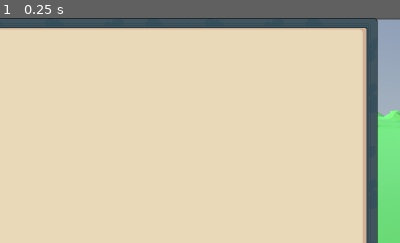
Above: before the commit, frame 1.
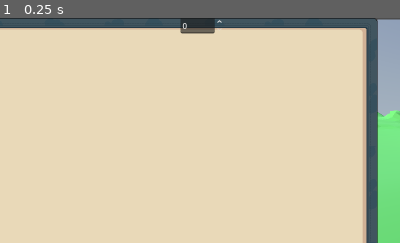
Above: after the commit, the same moment.

Repository: Crhonopost/Projet-jeu-serieux
Game: Godot game, scene res://scenes/level/current_level.tscn
The game is run twice, just before and just after one commit, with the same random seed, the same clock (stepped at 60 frames per second) and the same inputs. This scene is started directly instead of the project's main scene. A sky picture missing from this copy of the repository is replaced by a grey-blue gradient.
Inputs:
- Up to frame 1 (0.25 s): no input
The pictures show only the part of the screen within x 8-58%, y 0-50%; the shares and areas given below are measured in that part.

The runs differ from the first frame. In frame 1, 0.6% of the frame differs, in the area x 45-56%, y 0-8%.

Commit message:
base function workflow

Diff:
--- /dev/null
+++ b/ebucilper/resources/scripting/definitions/logic/executions/call_function_logic_resource.gd
@@ -0,0 +1,8 @@
+class_name CallFunctionLogicResource extends ExecutionLogicResource
+
+@export var name : String
+@export var args: PackedStringArray
+
+
+func getName() -> String:
+	return "CALL_FUNCTION"
--- /dev/null
+++ b/ebucilper/resources/scripting/definitions/logic/flows/function_logic_resource.gd
@@ -0,0 +1,4 @@
+class_name FunctionLogicResource extends ListLogicResource
+
+@export var name: String
+@export var args: PackedStringArray
--- a/ebucilper/resources/scripting/definitions/logic/list_instruction_resource.gd
+++ b/ebucilper/resources/scripting/definitions/logic/list_instruction_resource.gd
@@ -1,4 +1,4 @@
-class_name ListLogicResource extends LogicResource
+@abstract class_name ListLogicResource extends LogicResource
 
 @export var childs: Array[LogicResource]
 
--- a/ebucilper/scenes/UI/coding_space.gd
+++ b/ebucilper/scenes/UI/coding_space.gd
@@ -3,27 +3,30 @@
 @onready var variableItemScene : PackedScene = load("res://scenes/UI/commands/editor/variable_item.tscn")
 
 @onready var compiler := $Compiler
-var entryPoint : Control
+@onready var functionsNode := $CodeContainer/Functions
 
-@export var entryInstruction : ListLogicResource
+
+var selectedFunction: int = 0
+@export var functions : Array[FunctionLogicResource]
 
 signal launch
 
 func _ready() -> void:
-	setEntryInstruction(entryInstruction)
-	InstructionVisualBuilder.connect("variableCreationInstantiated", newVariableAdded)
+	for fct in functions:
+		var fctUI := InstructionVisualBuilder.instantiate(fct)
+		fctUI.visible = false
+		functionsNode.add_child(fctUI)
 
-func setEntryInstruction(entryInstruction : ListLogicResource):
-	entryPoint = InstructionVisualBuilder.instantiate(entryInstruction)
-	$CodeContainer/FirstLine.add_child(entryPoint)
+	functionsNode.get_child(0).visible = true
 
 func _on_button_pressed() -> void:
 	emit_signal("launch")
 
 func retrieveInstructions() -> Array[Instruction]:
-	return compiler.processInstructions(entryPoint.instructionResource, 0)
+	return compiler.processAllInstructions(functions)
 
-func newVariableAdded(variable: VariableExpressionResource):
-	var instance = variableItemScene.instantiate()
-	instance.variable = variable
-	$VariableList.add_child(instance)
+
+func _on_function_select_value_changed(value: float) -> void:
+	functionsNode.get_child(selectedFunction).visible = false
+	functionsNode.get_child(int(value)).visible = true
+	selectedFunction = value
--- a/ebucilper/scenes/UI/coding_space.tscn
+++ b/ebucilper/scenes/UI/coding_space.tscn
@@ -1,9 +1,8 @@
-[gd_scene load_steps=28 format=3 uid="uid://c2i2xc75qwiwp"]
+[gd_scene load_steps=26 format=3 uid="uid://c2i2xc75qwiwp"]
 
 [ext_resource type="Script" uid="uid://b678kr1glpsrl" path="res://scenes/UI/coding_space.gd" id="1_25lkw"]
 [ext_resource type="Script" uid="uid://bulv0feibbce" path="res://scripts/compiler.gd" id="2_bwyhw"]
 [ext_resource type="Script" uid="uid://bqe45dm5wyip4" path="res://resources/scripting/definitions/logic/logic_resource.gd" id="2_fn0c8"]
-[ext_resource type="Script" uid="uid://bbv23l8h2i6ka" path="res://resources/scripting/definitions/logic/list_instruction_resource.gd" id="3_f75ky"]
 [ext_resource type="Texture2D" uid="uid://defmvwypi571s" path="res://Assets/Images/UI/coding_background.png" id="4_dhuyy"]
 [ext_resource type="Texture2D" uid="uid://k8e42x6djj3e" path="res://Assets/Images/UI/launch_icon.png" id="5_jhjoh"]
 [ext_resource type="Script" uid="uid://dmggbp5elydyj" path="res://resources/scripting/definitions/logic/executions/change_color_logic_resource.gd" id="6_a6itc"]
@@ -14,10 +13,6 @@
 [ext_resource type="Script" uid="uid://jhj821woppuc" path="res://resources/scripting/definitions/logic/executions/update_logic_resource.gd" id="11_jhjoh"]
 [ext_resource type="Texture2D" uid="uid://mmanpa8yedsi" path="res://Assets/Images/UI/coding_space_background.png" id="12_78wbv"]
 [ext_resource type="Script" uid="uid://wg0wpwcwxkec" path="res://resources/scripting/definitions/logic/flows/flow_logic_resource.gd" id="14_xchgw"]
-
-[sub_resource type="Resource" id="Resource_47f3o"]
-script = ExtResource("3_f75ky")
-metadata/_custom_type_script = "uid://bbv23l8h2i6ka"
 
 [sub_resource type="StyleBoxTexture" id="StyleBoxTexture_dhuyy"]
 texture = ExtResource("4_dhuyy")
@@ -86,7 +81,6 @@
 grow_horizontal = 2
 grow_vertical = 2
 script = ExtResource("1_25lkw")
-entryInstruction = SubResource("Resource_47f3o")
 
 [node name="Compiler" type="Node" parent="."]
 script = ExtResource("2_bwyhw")
@@ -102,10 +96,16 @@
 offset_bottom = 897.0
 theme_override_styles/panel = SubResource("StyleBoxTexture_dhuyy")
 
-[node name="FirstLine" type="Control" parent="CodeContainer"]
+[node name="Functions" type="Control" parent="CodeContainer"]
 anchors_preset = 0
 offset_right = 879.0
 offset_bottom = 897.0
+
+[node name="FunctionSelect" type="SpinBox" parent="CodeContainer"]
+layout_mode = 0
+offset_left = 485.0
+offset_right = 571.5625
+offset_bottom = 31.0
 
 [node name="Button" type="TextureButton" parent="CodeContainer"]
 layout_mode = 1
@@ -154,4 +154,5 @@
 offset_bottom = 20.0
 grow_vertical = 2
 
+[connection signal="value_changed" from="CodeContainer/FunctionSelect" to="." method="_on_function_select_value_changed"]
 [connection signal="pressed" from="CodeContainer/Button" to="." method="_on_button_pressed"]
--- a/ebucilper/scenes/grid/builder.gd
+++ b/ebucilper/scenes/grid/builder.gd
@@ -12,9 +12,12 @@
 var cursorOrientation: OrientationsEnum
 var cursorPosition: Vector3i
 var currentColor: ColorsEnum
-var instructionIdx: int # current instruction
 var buildingTime: int # number of executed instructions
-var runtimeVariables: Dictionary
+
+
+
+
+var callStack : Array[ExecutionContext]
 
 func _ready() -> void:
 	resetState()
@@ -23,15 +26,19 @@
 	cursorOrientation = OrientationsEnum.Z_POSITIVE
 	cursorPosition = Vector3i.ZERO
 	currentColor = ColorsEnum.RED
-	instructionIdx = 0
-	runtimeVariables.clear()
+	callStack.clear()
 
 
 func build(instructions : Array[Instruction]) -> bool:
 	buildingTime = 0
-	while instructionIdx<instructions.size():
-		var instruction := instructions[instructionIdx]
-		instructionIdx += 1
+
+	var init := ExecutionContext.new()
+	init.instructionIdx = 0
+	callStack.append(init)
+
+	while callStack.size() > 0:
+		var instruction := instructions[callStack.back().instructionIdx]
+		callStack.back().instructionIdx += 1
 		var result = followInstruction(instruction)
 		if !result: return false
 	return true
@@ -51,6 +58,8 @@
 			rotateLeft()
 		NoArgInstructionType.ROTATE_RIGHT:
 			rotateRight()
+		NoArgInstructionType.EXIT_FUNCTION:
+			callStack.pop_back()
 
 	buildingTime += 1
 	return instructionResult
@@ -108,28 +117,37 @@
 	currentColor = ColorsEnum[colorString]
 
 func jump(idx: int):
-	instructionIdx = idx
+	callStack.back().instructionIdx = idx
 
 func extractVar(variable) -> Variant:
 	if variable == null:
 		return 0
 	if variable is String:
-		return runtimeVariables[variable]
+		return callStack.back().variables[variable]
 	elif variable is not float && variable is not int && variable is not bool:
 		return 0
 	else:
 		return variable
 
 func jumpIf(idx: int, expression: LowLevelExpression, negation: bool):
-	var comparison: bool = expression.execute(runtimeVariables)
+	var comparison: bool = expression.execute(callStack.back().variables)
 
 	if( (negation && !comparison) ||
 		(!negation && comparison)):
-		instructionIdx = idx
+		callStack.back().instructionIdx = idx
 
 func createVariable(name: String, initialValue: LowLevelExpression):
-	runtimeVariables[name] = initialValue.execute(runtimeVariables)
+	callStack.back().variables[name] = initialValue.execute(callStack.back().variables)
 
 func updateVariable(name: String, expression: LowLevelExpression):
-	if(!runtimeVariables.has(name)): return false
-	runtimeVariables[name] = expression.execute(runtimeVariables)
+	if(!callStack.back().variables.has(name)): return false
+	callStack.back().variables[name] = expression.execute(callStack.back().variables)
+
+func startFunction():
+	var context = ExecutionContext.new()
+	context.instructionIdx = callStack.back().instructionIdx
+	callStack.push_back(context)
+	return
+
+func endFunction():
+	callStack.pop_back()
--- a/ebucilper/scenes/level/current_level.tscn
+++ b/ebucilper/scenes/level/current_level.tscn
@@ -1,11 +1,23 @@
-[gd_scene load_steps=11 format=3 uid="uid://b267yic7ui0nk"]
+[gd_scene load_steps=15 format=3 uid="uid://b267yic7ui0nk"]
 
 [ext_resource type="Script" uid="uid://b7c8bsgviwne6" path="res://scenes/level/current_level.gd" id="1_1n4kf"]
 [ext_resource type="PackedScene" uid="uid://c2i2xc75qwiwp" path="res://scenes/UI/coding_space.tscn" id="1_j3nmy"]
 [ext_resource type="PackedScene" uid="uid://bbyxw6eym1jvg" path="res://scenes/grid/ViewScene.tscn" id="2_1n4kf"]
+[ext_resource type="Script" uid="uid://bg3typib0wbdw" path="res://resources/scripting/definitions/logic/flows/function_logic_resource.gd" id="3_pxd4i"]
 [ext_resource type="Script" uid="uid://qrylnjtay82j" path="res://scenes/grid/gridResource.gd" id="4_6j83v"]
 [ext_resource type="Script" uid="uid://cav7hgnw788c8" path="res://scenes/grid/builder.gd" id="4_7ehec"]
+[ext_resource type="Script" uid="uid://bqe45dm5wyip4" path="res://resources/scripting/definitions/logic/logic_resource.gd" id="4_p6xvp"]
 [ext_resource type="Texture2D" uid="uid://0nw44w57ihvb" path="res://Assets/Blender/AllSkyFree_Sky_EpicBlueSunset_Equirect.png" id="6_g6sfq"]
+
+[sub_resource type="Resource" id="Resource_r8t8t"]
+script = ExtResource("3_pxd4i")
+name = "Main"
+metadata/_custom_type_script = "uid://bg3typib0wbdw"
+
+[sub_resource type="Resource" id="Resource_pxd4i"]
+script = ExtResource("3_pxd4i")
+name = "EHEH"
+metadata/_custom_type_script = "uid://bg3typib0wbdw"
 
 [sub_resource type="Resource" id="Resource_g6sfq"]
 script = ExtResource("4_6j83v")
@@ -32,6 +44,7 @@
 
 [node name="CodingSpace" parent="." instance=ExtResource("1_j3nmy")]
 layout_mode = 1
+functions = Array[ExtResource("3_pxd4i")]([SubResource("Resource_r8t8t"), SubResource("Resource_pxd4i")])
 
 [node name="SubViewportContainer" type="SubViewportContainer" parent="."]
 layout_direction = 3
--- a/ebucilper/scripts/compiler.gd
+++ b/ebucilper/scripts/compiler.gd
@@ -1,6 +1,24 @@
 extends  Node
 
 const InstructionType = NoArgsInstruction.NoArgInstructionType
+
+var functionCallsWaiting : Dictionary[int, String]
+
+func processAllInstructions(entryPoints: Array[FunctionLogicResource]) -> Array[Instruction]:
+	var functions: Dictionary[String, int]
+
+	var res : Array[Instruction]
+	for entry in entryPoints:
+		functions[entry.name] = res.size()
+		res.append_array(processInstructions(entry, res.size()))
+		var endInstruction := NoArgsInstruction.new()
+		endInstruction.action = InstructionType.EXIT_FUNCTION
+		res.append(endInstruction)
+
+	for fctCall in functionCallsWaiting.keys():
+		res[fctCall].jumpIdx = functions[functionCallsWaiting[fctCall]]
+
+	return res
 
 func processInstructions(entryPoint: LogicResource, instructionIdx: int) -> Array[Instruction]:
 	var res : Array[Instruction]
@@ -15,6 +33,11 @@
 		if(entryPoint is NoArgsLogicResource):
 			instru = NoArgsInstruction.new()
 			instru.action = entryPoint.type
+
+		elif entryPoint is CallFunctionLogicResource:
+			instru = CallFunctionInstruction.new()
+			functionCallsWaiting[instructionIdx] = entryPoint.name
+
 
 		elif entryPoint is CreateLogicResource:
 			instru = CreateVarInstruction.new()
--- /dev/null
+++ b/ebucilper/scripts/instructions/argsInstructions/call_function_instruction.gd
@@ -0,0 +1,4 @@
+class_name CallFunctionInstruction extends ArgsInstruction
+
+var jumpIdx: int
+var args: PackedStringArray
--- /dev/null
+++ b/ebucilper/scripts/instructions/execution_context.gd
@@ -0,0 +1,4 @@
+class_name ExecutionContext
+
+var instructionIdx: int
+var variables: Dictionary
--- a/ebucilper/scripts/instructions/no_args_instruction.gd
+++ b/ebucilper/scripts/instructions/no_args_instruction.gd
@@ -1,6 +1,6 @@
 class_name NoArgsInstruction extends Instruction
 
-enum NoArgInstructionType { PLACE_BLOCK, MOVE_FORWARD, MOVE_UP, MOVE_DOWN, ROTATE_LEFT, ROTATE_RIGHT }
+enum NoArgInstructionType { PLACE_BLOCK, MOVE_FORWARD, MOVE_UP, MOVE_DOWN, ROTATE_LEFT, ROTATE_RIGHT, EXIT_FUNCTION }
 var action: NoArgInstructionType
 
 func hasArg() -> bool:
Not shown, added: ebucilper/resources/scripting/definitions/logic/executions/call_function_logic_resource.gd.uid
Not shown, added: ebucilper/resources/scripting/definitions/logic/flows/function_logic_resource.gd.uid
Not shown, added: ebucilper/scripts/instructions/argsInstructions/call_function_instruction.gd.uid
Not shown, added: ebucilper/scripts/instructions/execution_context.gd.uid
